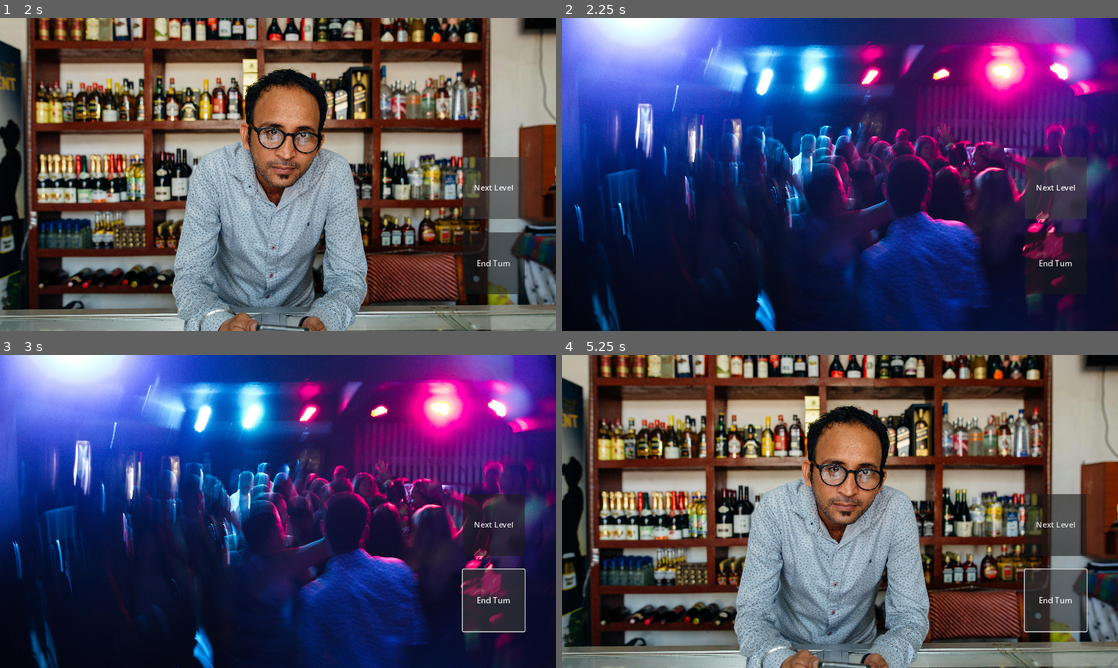
Above: before the commit, frames 1-4 (two rows, left to right).
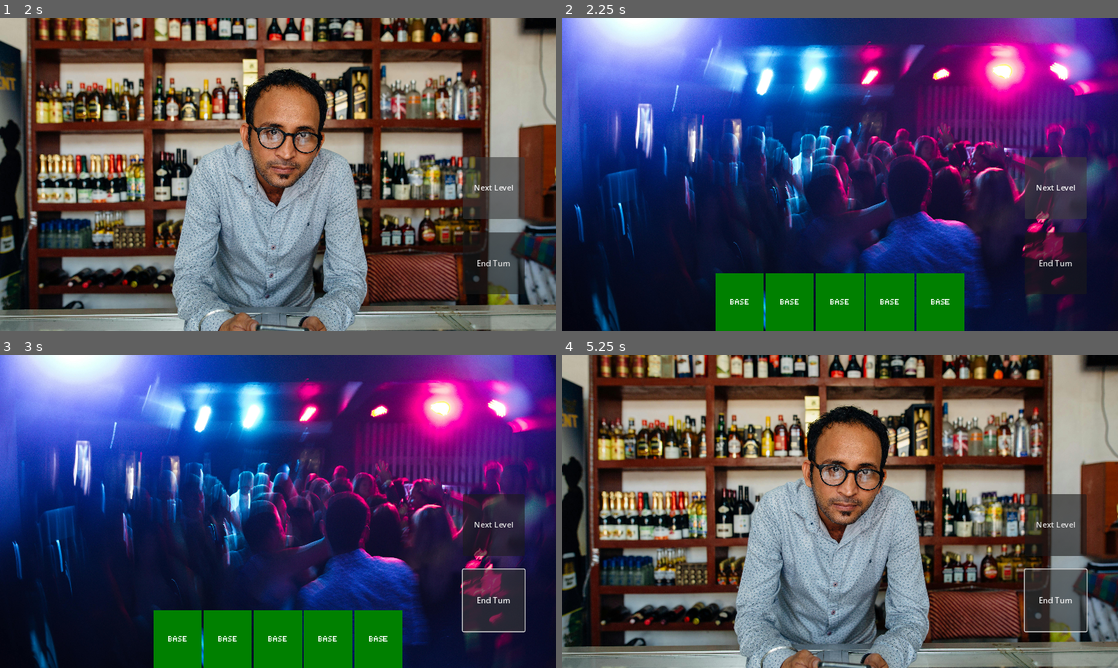
Above: after the commit, the same moments.

Repository: TreSmith/JameGamGameJam
Game: Godot game, scene res://Scenes/UI/main_menu.tscn
Same seed, same stepped clock (60 frames per second), same inputs: the game is played once before the commit and once after it.
Inputs:
- Up to frame 1 (2 s): click "START GAME" at 0.5 s; click "Next Level" at 1.25 s
- Up to frame 2 (2.25 s): click "Next Level" at 2 s
- Up to frame 3 (3 s): click "End Turn" at 2.75 s
- Up to frame 4 (5.25 s): click "End Turn" at 3.5 s; click "Next Level" at 4.25 s; click "End Turn" at 5 s

Frame 1 is identical in both runs. In frame 2, 8.0% of the frame differs, in the area x 27-73%, y 81-100%; in frame 3, 8.0%; in frame 4, nothing differs.

Commit message:
Card Update
Got Cards to return to hand if right clicked. Seperated hand as it's own scene and added it to all the levels. Added all the ui_layer nodes to the ui_layer group. Added card drop area to all levels

Diff:
--- /dev/null
+++ b/Scenes/Components/hand.tscn
@@ -0,0 +1,33 @@
+[gd_scene load_steps=3 format=3 uid="uid://d7x6pm1w0kk1"]
+
+[ext_resource type="Script" path="res://Scripts/Component Scripts/hand.gd" id="1_1rng5"]
+[ext_resource type="PackedScene" uid="uid://dajxjx2fy2sfo" path="res://Scenes/Components/card.tscn" id="2_j660p"]
+
+[node name="Hand" type="HBoxContainer"]
+anchors_preset = 7
+anchor_left = 0.5
+anchor_top = 1.0
+anchor_right = 0.5
+anchor_bottom = 1.0
+offset_left = -400.0
+offset_top = -120.0
+offset_right = 400.0
+grow_horizontal = 2
+grow_vertical = 0
+alignment = 1
+script = ExtResource("1_1rng5")
+
+[node name="Card" parent="." instance=ExtResource("2_j660p")]
+layout_mode = 2
+
+[node name="Card2" parent="." instance=ExtResource("2_j660p")]
+layout_mode = 2
+
+[node name="Card3" parent="." instance=ExtResource("2_j660p")]
+layout_mode = 2
+
+[node name="Card4" parent="." instance=ExtResource("2_j660p")]
+layout_mode = 2
+
+[node name="Card5" parent="." instance=ExtResource("2_j660p")]
+layout_mode = 2
--- a/Scenes/Levels/level_1.tscn
+++ b/Scenes/Levels/level_1.tscn
@@ -3,7 +3,7 @@
 [ext_resource type="Texture2D" uid="uid://bd53a7xjwuleu" path="res://Assets/Backgrounds/Level1.jpg" id="1_j2ew7"]
 [ext_resource type="Script" path="res://Scripts/level_script.gd" id="1_n3ubw"]
 [ext_resource type="PackedScene" uid="uid://ca0k0j0evguft" path="res://Scenes/UI/next_level.tscn" id="3_v7kdf"]
-[ext_resource type="PackedScene" path="res://Scenes/Components/card.tscn" id="4_avinl"]
+[ext_resource type="PackedScene" uid="uid://d7x6pm1w0kk1" path="res://Scenes/Components/hand.tscn" id="4_p4c6k"]
 
 [sub_resource type="RectangleShape2D" id="RectangleShape2D_b5ype"]
 size = Vector2(1147, 449)
@@ -40,32 +40,6 @@
 grow_horizontal = 2
 grow_vertical = 2
 
-[node name="Hand" type="HBoxContainer" parent="UI_Layer"]
-anchors_preset = 7
-anchor_left = 0.5
-anchor_top = 1.0
-anchor_right = 0.5
-anchor_bottom = 1.0
-offset_left = -400.0
-offset_top = -120.0
-offset_right = 400.0
-grow_horizontal = 2
-grow_vertical = 0
-alignment = 1
-
-[node name="Card" parent="UI_Layer/Hand" instance=ExtResource("4_avinl")]
-layout_mode = 2
-
-[node name="Card2" parent="UI_Layer/Hand" instance=ExtResource("4_avinl")]
-layout_mode = 2
-
-[node name="Card3" parent="UI_Layer/Hand" instance=ExtResource("4_avinl")]
-layout_mode = 2
-
-[node name="Card4" parent="UI_Layer/Hand" instance=ExtResource("4_avinl")]
-layout_mode = 2
-
-[node name="Card5" parent="UI_Layer/Hand" instance=ExtResource("4_avinl")]
-layout_mode = 2
+[node name="Hand" parent="UI_Layer" instance=ExtResource("4_p4c6k")]
 
 [connection signal="next_level" from="UI_Layer/NextLevel" to="." method="_on_next_level_next_level"]
--- a/Scenes/Levels/level_2.tscn
+++ b/Scenes/Levels/level_2.tscn
@@ -1,13 +1,25 @@
-[gd_scene load_steps=4 format=3 uid="uid://sk06dailw4rp"]
+[gd_scene load_steps=6 format=3 uid="uid://sk06dailw4rp"]
 
 [ext_resource type="Texture2D" uid="uid://dt3smeuvoydug" path="res://Assets/Backgrounds/Level2.jpg" id="1_n2d4i"]
 [ext_resource type="Script" path="res://Scripts/level_script.gd" id="1_on5jf"]
 [ext_resource type="PackedScene" uid="uid://ca0k0j0evguft" path="res://Scenes/UI/next_level.tscn" id="3_gtfh0"]
+[ext_resource type="PackedScene" uid="uid://d7x6pm1w0kk1" path="res://Scenes/Components/hand.tscn" id="4_pb1wq"]
+
+[sub_resource type="RectangleShape2D" id="RectangleShape2D_v6bjm"]
+size = Vector2(1147, 449)
 
 [node name="level_2" type="Node2D"]
 script = ExtResource("1_on5jf")
 
-[node name="UI_Layer" type="CanvasLayer" parent="."]
+[node name="CardDropArea" type="Area2D" parent="."]
+collision_layer = 2
+
+[node name="CollisionShape2D" type="CollisionShape2D" parent="CardDropArea"]
+position = Vector2(574.5, 221.5)
+shape = SubResource("RectangleShape2D_v6bjm")
+
+[node name="UI_Layer" type="CanvasLayer" parent="." groups=["ui_layer"]]
+layer = -1
 
 [node name="Background" type="TextureRect" parent="UI_Layer"]
 anchors_preset = 15
@@ -28,4 +40,6 @@
 grow_horizontal = 2
 grow_vertical = 2
 
+[node name="Hand" parent="UI_Layer" instance=ExtResource("4_pb1wq")]
+
 [connection signal="next_level" from="UI_Layer/NextLevel" to="." method="_on_next_level_next_level"]
--- a/Scenes/Levels/level_3.tscn
+++ b/Scenes/Levels/level_3.tscn
@@ -1,13 +1,25 @@
-[gd_scene load_steps=4 format=3 uid="uid://dnyrd3qv8iptj"]
+[gd_scene load_steps=6 format=3 uid="uid://dnyrd3qv8iptj"]
 
 [ext_resource type="Script" path="res://Scripts/level_script.gd" id="1_pyrow"]
 [ext_resource type="Texture2D" uid="uid://bm1ygorpkugxo" path="res://Assets/Backgrounds/Level3.jpg" id="1_rrwl0"]
 [ext_resource type="PackedScene" uid="uid://ca0k0j0evguft" path="res://Scenes/UI/next_level.tscn" id="3_aiwgx"]
+[ext_resource type="PackedScene" uid="uid://d7x6pm1w0kk1" path="res://Scenes/Components/hand.tscn" id="4_np0ak"]
+
+[sub_resource type="RectangleShape2D" id="RectangleShape2D_1a146"]
+size = Vector2(1147, 449)
 
 [node name="level_3" type="Node2D"]
 script = ExtResource("1_pyrow")
 
-[node name="UI_Layer" type="CanvasLayer" parent="."]
+[node name="CardDropArea" type="Area2D" parent="."]
+collision_layer = 2
+
+[node name="CollisionShape2D" type="CollisionShape2D" parent="CardDropArea"]
+position = Vector2(574.5, 221.5)
+shape = SubResource("RectangleShape2D_1a146")
+
+[node name="UI_Layer" type="CanvasLayer" parent="." groups=["ui_layer"]]
+layer = -1
 
 [node name="Background" type="TextureRect" parent="UI_Layer"]
 anchors_preset = 15
@@ -28,4 +40,6 @@
 grow_horizontal = 2
 grow_vertical = 2
 
+[node name="Hand" parent="UI_Layer" instance=ExtResource("4_np0ak")]
+
 [connection signal="next_level" from="UI_Layer/NextLevel" to="." method="_on_next_level_next_level"]
--- a/Scenes/Levels/level_4.tscn
+++ b/Scenes/Levels/level_4.tscn
@@ -1,15 +1,27 @@
-[gd_scene load_steps=4 format=3 uid="uid://cy3fgiw2rwbv2"]
+[gd_scene load_steps=6 format=3 uid="uid://cy3fgiw2rwbv2"]
 
 [ext_resource type="Script" path="res://Scripts/level_script.gd" id="1_0e4vm"]
 [ext_resource type="Texture2D" uid="uid://cs1kh062akifw" path="res://Assets/Backgrounds/Level4.jpg" id="1_lmou2"]
 [ext_resource type="PackedScene" uid="uid://ca0k0j0evguft" path="res://Scenes/UI/next_level.tscn" id="3_vwa8l"]
+[ext_resource type="PackedScene" uid="uid://d7x6pm1w0kk1" path="res://Scenes/Components/hand.tscn" id="4_8r7w8"]
+
+[sub_resource type="RectangleShape2D" id="RectangleShape2D_onq6v"]
+size = Vector2(1147, 449)
 
 [node name="level_4" type="Node2D"]
 script = ExtResource("1_0e4vm")
 
-[node name="CanvasLayer" type="CanvasLayer" parent="."]
+[node name="CardDropArea" type="Area2D" parent="."]
+collision_layer = 2
 
-[node name="Background" type="TextureRect" parent="CanvasLayer"]
+[node name="CollisionShape2D" type="CollisionShape2D" parent="CardDropArea"]
+position = Vector2(574.5, 221.5)
+shape = SubResource("RectangleShape2D_onq6v")
+
+[node name="UI_Layer" type="CanvasLayer" parent="." groups=["ui_layer"]]
+layer = -1
+
+[node name="Background" type="TextureRect" parent="UI_Layer"]
 anchors_preset = 15
 anchor_right = 1.0
 anchor_bottom = 1.0
@@ -19,7 +31,7 @@
 expand_mode = 3
 stretch_mode = 6
 
-[node name="NextLevel" parent="CanvasLayer" instance=ExtResource("3_vwa8l")]
+[node name="NextLevel" parent="UI_Layer" instance=ExtResource("3_vwa8l")]
 anchors_preset = 15
 anchor_right = 1.0
 anchor_bottom = 1.0
@@ -28,4 +40,6 @@
 grow_horizontal = 2
 grow_vertical = 2
 
-[connection signal="next_level" from="CanvasLayer/NextLevel" to="." method="_on_next_level_next_level"]
+[node name="Hand" parent="UI_Layer" instance=ExtResource("4_8r7w8")]
+
+[connection signal="next_level" from="UI_Layer/NextLevel" to="." method="_on_next_level_next_level"]
--- a/Scenes/Levels/level_5.tscn
+++ b/Scenes/Levels/level_5.tscn
@@ -1,15 +1,27 @@
-[gd_scene load_steps=4 format=3 uid="uid://b260heag1djpo"]
+[gd_scene load_steps=6 format=3 uid="uid://b260heag1djpo"]
 
 [ext_resource type="Texture2D" uid="uid://cac7gk12y0coj" path="res://Assets/Backgrounds/Level5.jpg" id="1_7tv0g"]
 [ext_resource type="Script" path="res://Scripts/level_script.gd" id="1_eglit"]
 [ext_resource type="PackedScene" uid="uid://ca0k0j0evguft" path="res://Scenes/UI/next_level.tscn" id="3_qc7gi"]
+[ext_resource type="PackedScene" uid="uid://d7x6pm1w0kk1" path="res://Scenes/Components/hand.tscn" id="4_p7vef"]
+
+[sub_resource type="RectangleShape2D" id="RectangleShape2D_gtltk"]
+size = Vector2(1147, 449)
 
 [node name="level_5" type="Node2D"]
 script = ExtResource("1_eglit")
 
-[node name="CanvasLayer" type="CanvasLayer" parent="."]
+[node name="CardDropArea" type="Area2D" parent="."]
+collision_layer = 2
 
-[node name="Background" type="TextureRect" parent="CanvasLayer"]
+[node name="CollisionShape2D" type="CollisionShape2D" parent="CardDropArea"]
+position = Vector2(574.5, 221.5)
+shape = SubResource("RectangleShape2D_gtltk")
+
+[node name="UI_Layer" type="CanvasLayer" parent="." groups=["ui_layer"]]
+layer = -1
+
+[node name="Background" type="TextureRect" parent="UI_Layer"]
 anchors_preset = 15
 anchor_right = 1.0
 anchor_bottom = 1.0
@@ -19,7 +31,7 @@
 expand_mode = 3
 stretch_mode = 6
 
-[node name="NextLevel" parent="CanvasLayer" instance=ExtResource("3_qc7gi")]
+[node name="NextLevel" parent="UI_Layer" instance=ExtResource("3_qc7gi")]
 anchors_preset = 15
 anchor_right = 1.0
 anchor_bottom = 1.0
@@ -28,4 +40,6 @@
 grow_horizontal = 2
 grow_vertical = 2
 
-[connection signal="next_level" from="CanvasLayer/NextLevel" to="." method="_on_next_level_next_level"]
+[node name="Hand" parent="UI_Layer" instance=ExtResource("4_p7vef")]
+
+[connection signal="next_level" from="UI_Layer/NextLevel" to="." method="_on_next_level_next_level"]
--- /dev/null
+++ b/Scripts/Component Scripts/hand.gd
@@ -0,0 +1,9 @@
+extends HBoxContainer
+
+func _ready() -> void:
+	for child in get_children():
+		var card_ui := child as Card
+		card_ui.reparent_requested.connect(_on_card_ui_reparent_requested)
+
+func _on_card_ui_reparent_requested(child: Card) -> void:
+	child.reparent(self)
